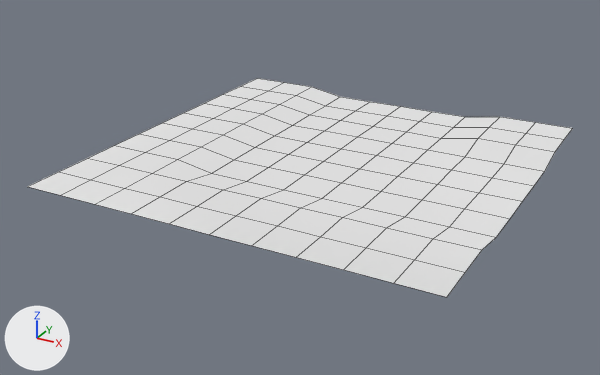
A saved change to the OBJ model public/models/path_curve.obj.
Before and after are seen from a 50 mm camera at (5.28, -10.33, 4.65) aimed at (-0.22, -0.33, -0.35). Arrows for +X, +Y and +Z are at lower left; the lights stay in place. Mesh edges are drawn as thin lines. Where no turn or scale is listed for an object, it has been applied to the vertices.

The older version as bpy lines, for what is in view:
```python
me_path_curve = bpy.data.meshes.new('path_curve')
me_path_curve.from_pydata(...)  # 121 vertices, 100 faces; spans x -3.0..3.0, y -3.0..3.0, z 0.0..0.1
me_path_curve.materials.append(mat_path_curve_left_initialshadinggroup)  # white #e7e7e7
ob_path_curve = bpy.data.objects.new('path_curve', me_path_curve)
ob_path_curve.location = (0.0, 0.0, 0.0)
```
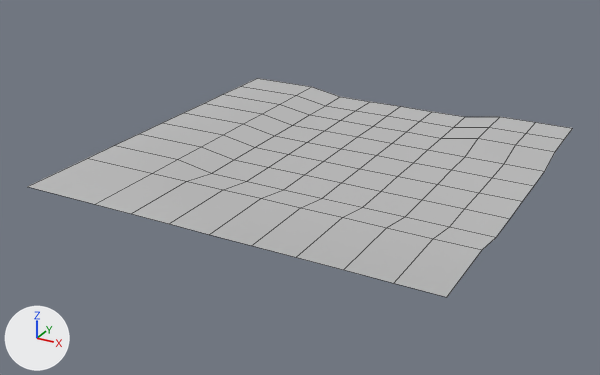
Boxes (x1, y1, x2, y2) around the edits, measured in the pictures (600 x 375 px):
```json
{"part": 1, "of": "me_path_curve", "change": "cut back", "before": [27, 78, 482, 297], "after": [27, 78, 482, 297]}
{"part": 2, "of": "me_path_curve", "change": "recoloured", "before": [154, 87, 573, 250], "after": [154, 87, 573, 250], "on screen": "white to grey"}
```

Edits to the scene script, one JSON object a line:
```json
{"op": "add", "block": "mat_initialshadinggroup", "code": ["mat_initialshadinggroup = principled_material('initialShadingGroup')", "mat_initialshadinggroup.base_color = (0.5, 0.5, 0.5)  # grey #bcbcbc", "mat_initialshadinggroup.roughness = 1.0"]}
{"block": "me_path_curve", "where": "# used by ob_path_curve; location = (0.0, 0.0, 0.0)"}
{"op": "remove", "block": "me_path_curve", "code": "me_path_curve.from_pydata(...)  # 121 vertices, 100 faces; spans x -3.0..3.0, y -3.0..3.0, z 0.0..0.1"}
{"op": "add", "block": "me_path_curve", "code": "me_path_curve.from_pydata(...)  # 100 vertices, 81 faces; spans x -3.0..3.0, y -3.0..3.0, z 0.0..0.1"}
{"block": "me_path_curve", "change": "me_path_curve part 1"}
{"block": "me_path_curve", "change": "21 vertices are removed from x -3.0..3.0, y -3.0..3.0, z 0.1"}
{"block": "me_path_curve", "change": "36 faces are deleted"}
{"block": "me_path_curve", "change": "17 new faces join them"}
{"block": "me_path_curve", "change": "me_path_curve part 2: 64 faces spanning x -1.8..3.0, y -1.8..3.0, z 0.0..0.1 switch from mat_path_curve_left_initialshadinggroup (white #e7e7e7) to mat_initialshadinggroup (grey #bcbcbc)"}
```
